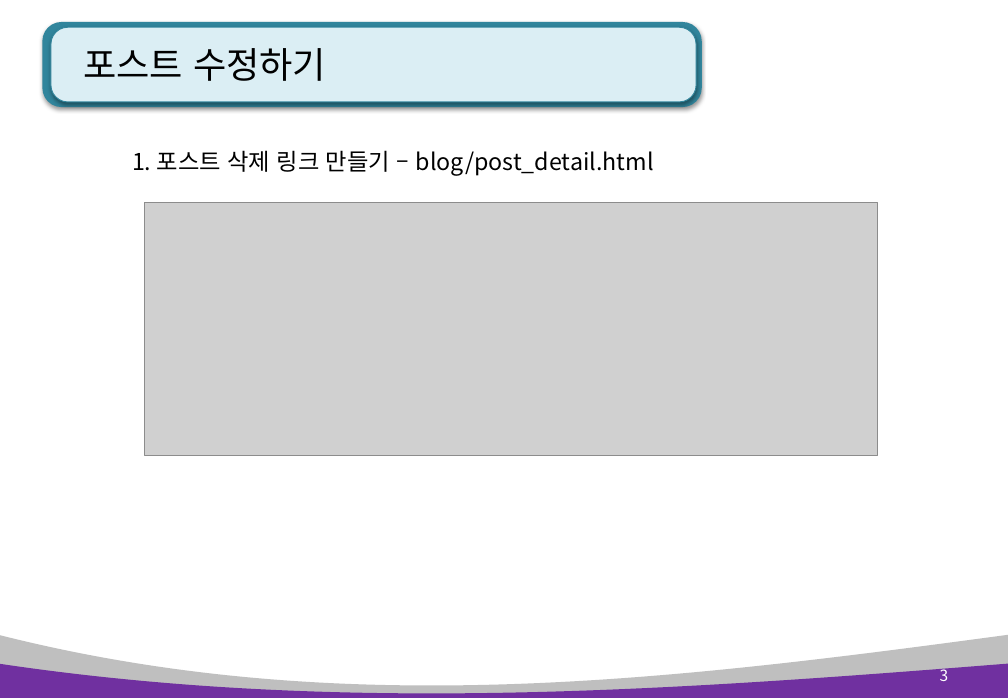
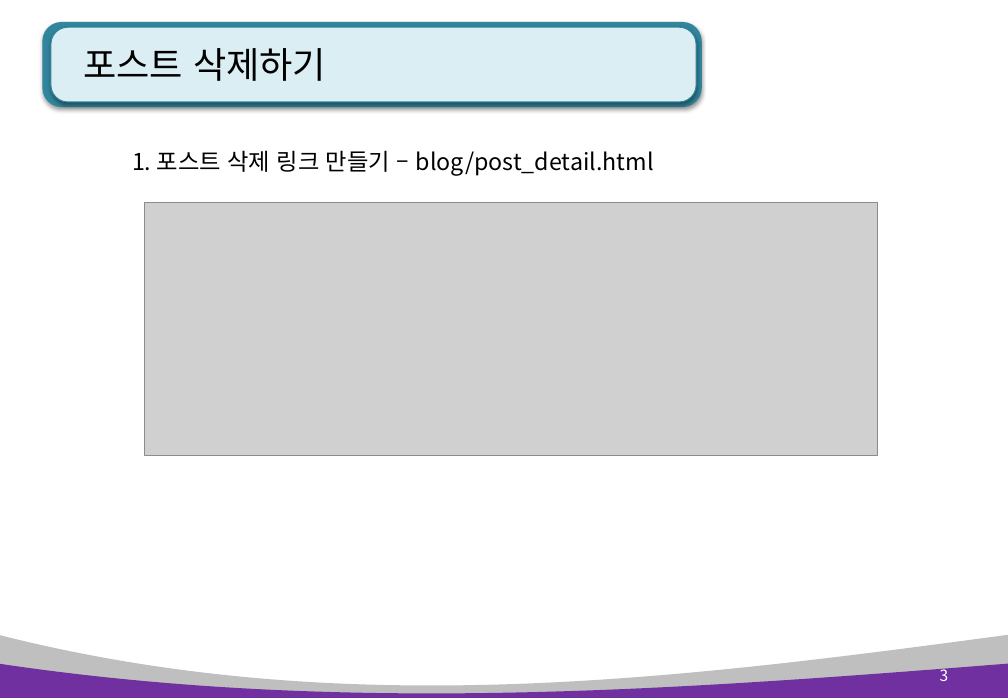
Before and after one commit to kiyongee2/green_project_web, a slide deck: slide 3 of django_ppt/blog_ppt/3장. blog 글수정, 삭제 및 카테고리.pptx. Drawn at 1008x698 pixels with LibreOffice and Linux fonts; fonts in the diff are those of the drawing; grey boxes stand for pictures. Boxes give left, top, right and bottom in pixels: in the first picture for what was removed or moved away, otherwise in the second. Text is boxed around its words. In the diff, an @@ line names an element or a change of style, - is before the commit and + after.

```diff
--- a/django_ppt/blog_ppt/3장. blog 글수정, 삭제 및 카테고리.pptx
+++ b/django_ppt/blog_ppt/3장. blog 글수정, 삭제 및 카테고리.pptx
@@ title at box(83, 48, 326, 81): text changed @@
-포스트 수정하기
+포스트 삭제하기
```
Also in this commit, not shown: 15 other slides changed, 2 other files.
